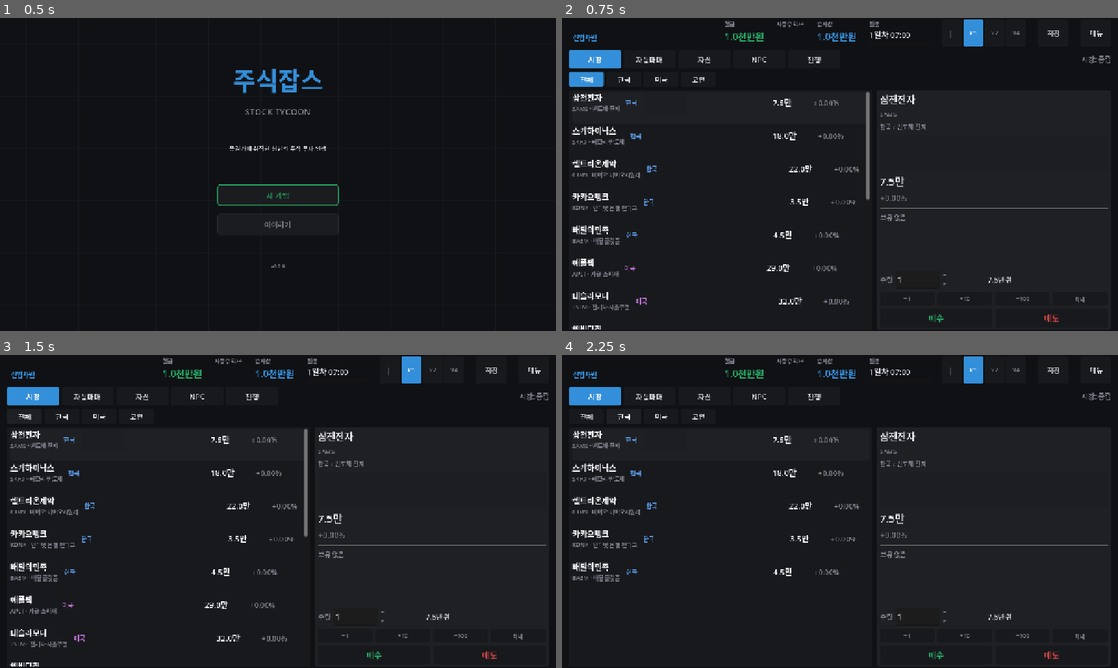
Above: before the commit, frames 1-4 (two rows, left to right).
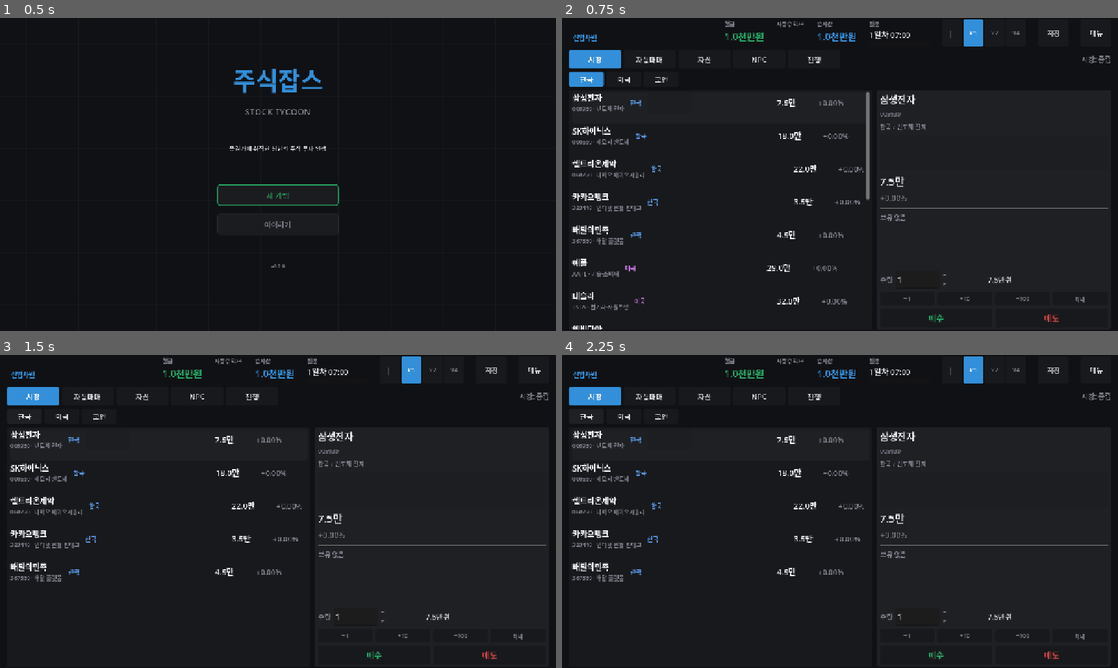
Above: after the commit, the same moments.

Repository: jettiy/StockTycoon
Game: Godot game, scene res://scenes/boot.tscn
Same seed, same stepped clock (60 frames per second), same inputs: the game is played once before the commit and once after it.
Inputs (mouse positions are in pixels of both pictures, inside the frame that each line leads up to):
- Up to frame 1 (0.5 s): no input
- Up to frame 2 (0.75 s): click "새 게임" at 0.5 s
- Up to frame 3 (1.5 s): click (22, 417) at 1.25 s, where only the run before the commit has a clickable "전체"
- Up to frame 4 (2.25 s): click "한국" at 2 s

Frame 1 is identical in both runs. In frame 2, 2.1% of the frame differs, in the area x 1-61%, y 18-100%; in frame 3, 2.5%; in frame 4, 1.7%.

Commit message:
feat: 시장 전체버튼 제거 + 종목 실명 변경 + 자산 서브탭
1. 시장 카테고리:
   - 전체 버튼 제거 (한국/미국/코인만 표시)
   - 기본 선택 한국

2. 종목명 실명 변경:
   - 삼전전자 → 삼성전자, 스케하이닉스 → SK하이닉스
   - 애플텍 → 애플, 테슬라모터 → 테슬라, 엔비디칩 → 엔비디아
   - 마이크로소프 → 마이크로소프트, 메타버스북 → 메타
   - 아마존딜리버리 → 아마존, 구글검색 → 구글
   - 티커도 실제 티커로 변경 (AAPL, TSLA, NVDA, 005930 등)
   - events.json의 이벤트 제목도 실명으로 변경

3. 자산 탭 서브탭:
   - 주거 / 차량 / 사업 / 요약 4개 서브탭
   - 서브탭 전환 시 해당 섹션만 표시
   - 활성 서브탭 액센트 컬러

테스트: 32/32 통과

Diff:
--- a/data/events.json
+++ b/data/events.json
@@ -2,7 +2,7 @@
   "news": [
     {
       "id": "samsung_ai_breakthrough",
-      "title": "삼전전자, 차세대 AI 반도체 발표",
+      "title": "삼성전자, 차세대 AI 반도체 발표",
       "desc": "혁신적인 2nm 공정 AI 칩 발표. 시장 들끓어오름.",
       "stock_ids": ["samsung", "skhynix"],
       "impact": 0.6,
@@ -11,7 +11,7 @@
     },
     {
       "id": "nvidia_earnings_beat",
-      "title": "엔비디칩, 분기 실적 대폭 상회",
+      "title": "엔비디아, 분기 실적 대폭 상회",
       "desc": "AI 수요 폭증으로 예상치 200% 초과 달성.",
       "stock_ids": ["nvidia", "apple", "microsoft"],
       "impact": 0.8,
@@ -20,7 +20,7 @@
     },
     {
       "id": "tesla_robo_taxi",
-      "title": "테슬라모터, 로보택시 전국 확대 발표",
+      "title": "테슬라, 로보택시 전국 확대 발표",
       "desc": "자율주행 레벨5 승인. 주가 급등 예상.",
       "stock_ids": ["tesla"],
       "impact": 0.7,
@@ -56,7 +56,7 @@
     },
     {
       "id": "apple_vision_pro2",
-      "title": "애플텍, 비전 프로 2세대 발표",
+      "title": "애플, 비전 프로 2세대 발표",
       "desc": "대중화 가격대 MR 기기. 사전 예약 500만대.",
       "stock_ids": ["apple", "google", "meta"],
       "impact": 0.5,
@@ -83,7 +83,7 @@
     },
     {
       "id": "amazon_holiday_sales",
-      "title": "아마존딜리버리, 연말 시즌 매출 신기록",
+      "title": "아마존, 연말 시즌 매출 신기록",
       "desc": "블랙프라이데이 사상 최대 규모 판매.",
       "stock_ids": ["amazon"],
       "impact": 0.35,
--- a/data/stocks.json
+++ b/data/stocks.json
@@ -2,8 +2,8 @@
   "stocks": [
     {
       "id": "samsung",
-      "name": "삼전전자",
-      "ticker": "SAMS",
+      "name": "삼성전자",
+      "ticker": "005930",
       "category": "korea",
       "tier": "blue",
       "price": 75000,
@@ -16,8 +16,8 @@
     },
     {
       "id": "skhynix",
-      "name": "스케하이닉스",
-      "ticker": "SKHX",
+      "name": "SK하이닉스",
+      "ticker": "000660",
       "category": "korea",
       "tier": "blue",
       "price": 180000,
@@ -31,7 +31,7 @@
     {
       "id": "celltrion",
       "name": "셀트리온제약",
-      "ticker": "CTRN",
+      "ticker": "068270",
       "category": "korea",
       "tier": "blue",
       "price": 220000,
@@ -45,7 +45,7 @@
     {
       "id": "kakaobank",
       "name": "카카오뱅크",
-      "ticker": "KBNK",
+      "ticker": "323410",
       "category": "korea",
       "tier": "growth",
       "price": 35000,
@@ -59,7 +59,7 @@
     {
       "id": "baemin",
       "name": "배달의민족",
-      "ticker": "BAEM",
+      "ticker": "367530",
       "category": "korea",
       "tier": "growth",
       "price": 45000,
@@ -72,8 +72,8 @@
     },
     {
       "id": "apple",
-      "name": "애플텍",
-      "ticker": "APLT",
+      "name": "애플",
+      "ticker": "AAPL",
       "category": "usa",
       "tier": "blue",
       "price": 290000,
@@ -86,8 +86,8 @@
     },
     {
       "id": "tesla",
-      "name": "테슬라모터",
-      "ticker": "TSLM",
+      "name": "테슬라",
+      "ticker": "TSLA",
       "category": "usa",
       "tier": "growth",
       "price": 320000,
@@ -100,8 +100,8 @@
     },
     {
       "id": "nvidia",
-      "name": "엔비디칩",
-      "ticker": "NVDC",
+      "name": "엔비디아",
+      "ticker": "NVDA",
       "category": "usa",
       "tier": "growth",
       "price": 180000,
@@ -114,7 +114,7 @@
     },
     {
       "id": "microsoft",
-      "name": "마이크로소프",
+      "name": "마이크로소프트",
       "ticker": "MSFT",
       "category": "usa",
       "tier": "blue",
@@ -128,7 +128,7 @@
     },
     {
       "id": "meta",
-      "name": "메타버스북",
+      "name": "메타",
       "ticker": "META",
       "category": "usa",
       "tier": "blue",
@@ -142,7 +142,7 @@
     },
     {
       "id": "amazon",
-      "name": "아마존딜리버리",
+      "name": "아마존",
       "ticker": "AMZN",
       "category": "usa",
       "tier": "blue",
@@ -156,8 +156,8 @@
     },
     {
       "id": "google",
-      "name": "구글검색",
-      "ticker": "GOOG",
+      "name": "구글",
+      "ticker": "GOOGL",
       "category": "usa",
       "tier": "blue",
       "price": 280000,
--- a/scripts/MainGame.gd
+++ b/scripts/MainGame.gd
@@ -15,8 +15,8 @@
 const COL_PANEL := Color(0.094, 0.098, 0.110, 1)
 const COL_PANEL_LIGHT := Color(0.122, 0.126, 0.138, 1)
 
-const CATEGORY_FILTERS := ["전체", "한국", "미국", "코인"]
-const CATEGORY_MAP := {"전체": "", "한국": "korea", "미국": "usa", "코인": "coin"}
+const CATEGORY_FILTERS := ["한국", "미국", "코인"]
+const CATEGORY_MAP := {"한국": "korea", "미국": "usa", "코인": "coin"}
 const VIEW_TABS := ["시장", "자동매매", "자산", "NPC", "진행"]
 
 # ─── 씬 노드 참조 (@onready로 씬 트리에서 자동 연결) ───
@@ -46,7 +46,7 @@
 var _stock_list: VBoxContainer
 var _detail_panel: PanelContainer  # 오른쪽 상세 패널 (기존 _trade_panel 대체)
 var _stock_rows: Dictionary = {}
-var _current_category: String = ""
+var _current_category: String = "korea"
 var _selected_stock: String = ""
 
 # 상세 패널 위젯
@@ -67,6 +67,8 @@
 var _autotrade_slots: Array = []
 
 # 라이프
+var _asset_subtab: String = "주거"
+var _asset_subtabs: HBoxContainer
 var _asset_housing_container: VBoxContainer
 var _asset_vehicle_container: VBoxContainer
 
@@ -605,6 +607,22 @@
 	_asset_view.visible = false
 	_content.add_child(_asset_view)
 
+	# 서브탭 버튼
+	_asset_subtabs = HBoxContainer.new()
+	_asset_subtabs.add_theme_constant_override("separation", 4)
+	_asset_view.add_child(_asset_subtabs)
+
+	for tab_name in ["주거", "차량", "사업", "요약"]:
+		var btn := Button.new()
+		btn.text = tab_name
+		btn.custom_minimum_size = Vector2(90, 34)
+		btn.add_theme_font_size_override("font_size", 14)
+		btn.set_meta("subtab", tab_name)
+		btn.pressed.connect(_on_asset_subtab.bind(tab_name))
+		_asset_subtabs.add_child(btn)
+	_update_asset_subtab_styles()
+
+	# 스크롤 콘텐츠
 	var scroll := ScrollContainer.new()
 	scroll.size_flags_vertical = Control.SIZE_EXPAND_FILL
 	_asset_view.add_child(scroll)
@@ -614,57 +632,62 @@
 	inner.add_theme_constant_override("separation", 8)
 	scroll.add_child(inner)
 
-	# ── 자동수익 분석 카드 ──
-	var bd_header := Label.new()
-	bd_header.text = "  자동수익 분석"
-	bd_header.add_theme_font_size_override("font_size", 20)
-	bd_header.add_theme_color_override("font_color", COL_ACCENT)
-	inner.add_child(bd_header)
-
-	_asset_breakdown_container = VBoxContainer.new()
-	_asset_breakdown_container.add_theme_constant_override("separation", 2)
-	inner.add_child(_asset_breakdown_container)
-
-	# ── 주거 ──
-	var hh := Label.new()
-	hh.text = "  주거"
-	hh.add_theme_font_size_override("font_size", 20)
-	hh.add_theme_color_override("font_color", COL_ACCENT)
-	inner.add_child(hh)
-
+	# 각 섹션 컨테이너 (서브탭으로 show/hide)
 	_asset_housing_container = VBoxContainer.new()
-	_asset_housing_container.add_theme_constant_override("separation", 3)
+	_asset_housing_container.add_theme_constant_override("separation", 4)
 	inner.add_child(_asset_housing_container)
 
-	# ── 차량 ──
-	var vh := Label.new()
-	vh.text = "  차량"
-	vh.add_theme_font_size_override("font_size", 20)
-	vh.add_theme_color_override("font_color", COL_ACCENT)
-	inner.add_child(vh)
-
 	_asset_vehicle_container = VBoxContainer.new()
-	_asset_vehicle_container.add_theme_constant_override("separation", 3)
+	_asset_vehicle_container.add_theme_constant_override("separation", 4)
 	inner.add_child(_asset_vehicle_container)
-
-	# ── 사업 운영 ──
-	var bh := Label.new()
-	bh.text = "  사업 운영"
-	bh.add_theme_font_size_override("font_size", 20)
-	bh.add_theme_color_override("font_color", COL_ACCENT)
-	inner.add_child(bh)
 
 	_asset_business_container = VBoxContainer.new()
 	_asset_business_container.add_theme_constant_override("separation", 4)
 	inner.add_child(_asset_business_container)
 
+	_asset_breakdown_container = VBoxContainer.new()
+	_asset_breakdown_container.add_theme_constant_override("separation", 4)
+	inner.add_child(_asset_breakdown_container)
+
+	_show_asset_subtab("주거")
+
+
+func _on_asset_subtab(tab_name: String) -> void:
+	_show_asset_subtab(tab_name)
+
+
+func _show_asset_subtab(tab_name: String) -> void:
+	_asset_subtab = tab_name
+	_asset_housing_container.visible = (tab_name == "주거")
+	_asset_vehicle_container.visible = (tab_name == "차량")
+	_asset_business_container.visible = (tab_name == "사업")
+	_asset_breakdown_container.visible = (tab_name == "요약")
+	_update_asset_subtab_styles()
 	_refresh_asset_view()
+
+
+func _update_asset_subtab_styles() -> void:
+	for child in _asset_subtabs.get_children():
+		if child is Button and child.has_meta("subtab"):
+			var active: bool = child.get_meta("subtab") == _asset_subtab
+			if active:
+				child.add_theme_stylebox_override("normal", _flat(COL_ACCENT, 4))
+				child.add_theme_color_override("font_color", Color.WHITE)
+			else:
+				child.add_theme_stylebox_override("normal", _flat(COL_PANEL, 4))
+				child.add_theme_color_override("font_color", COL_TEXT_DIM)
 
 
 func _refresh_asset_view() -> void:
 	# 주거
 	for c in _asset_housing_container.get_children():
 		c.queue_free()
+	if _asset_subtab == "주거":
+		var hh := Label.new()
+		hh.text = "  주거"
+		hh.add_theme_font_size_override("font_size", 20)
+		hh.add_theme_color_override("font_color", COL_ACCENT)
+		_asset_housing_container.add_child(hh)
 	var cur_house: String = GameManager.player["house"]
 	for i in range(GameManager.get_housing_list().size()):
 		var h: Dictionary = GameManager.get_housing_list()[i]
@@ -675,6 +698,12 @@
 	# 차량
 	for c in _asset_vehicle_container.get_children():
 		c.queue_free()
+	if _asset_subtab == "차량":
+		var vh := Label.new()
+		vh.text = "  차량"
+		vh.add_theme_font_size_override("font_size", 20)
+		vh.add_theme_color_override("font_color", COL_ACCENT)
+		_asset_vehicle_container.add_child(vh)
 	var cur_veh: String = GameManager.player["vehicle"]
 	for i in range(GameManager.get_vehicle_list().size()):
 		var v: Dictionary = GameManager.get_vehicle_list()[i]
@@ -683,8 +712,25 @@
 		_asset_vehicle_container.add_child(_life_row(v, "vehicle", is_cur, locked, i))
 
 	# 사업
+	for c in _asset_business_container.get_children():
+		c.queue_free()
+	if _asset_subtab == "사업":
+		var bh := Label.new()
+		bh.text = "  사업 운영"
+		bh.add_theme_font_size_override("font_size", 20)
+		bh.add_theme_color_override("font_color", COL_ACCENT)
+		_asset_business_container.add_child(bh)
 	_refresh_business_view()
-	# 자동수익 분석
+
+	# 요약 (자동수익 분석)
+	for c in _asset_breakdown_container.get_children():
+		c.queue_free()
+	if _asset_subtab == "요약":
+		var bdh := Label.new()
+		bdh.text = "  자동수익 분석"
+		bdh.add_theme_font_size_override("font_size", 20)
+		bdh.add_theme_color_override("font_color", COL_ACCENT)
+		_asset_breakdown_container.add_child(bdh)
 	_refresh_breakdown()
 
 
@@ -758,9 +804,7 @@
 
 ## 사업 목록 갱신
 func _refresh_business_view() -> void:
-	for c in _asset_business_container.get_children():
-		c.queue_free()
-
+	# 컨테이너는 _refresh_asset_view에서 clear됨
 	var defs: Array = BusinessManager.get_all_defs()
 	for def in defs:
 		var card := _create_business_card(def)
Binary file added: 자전거.png
